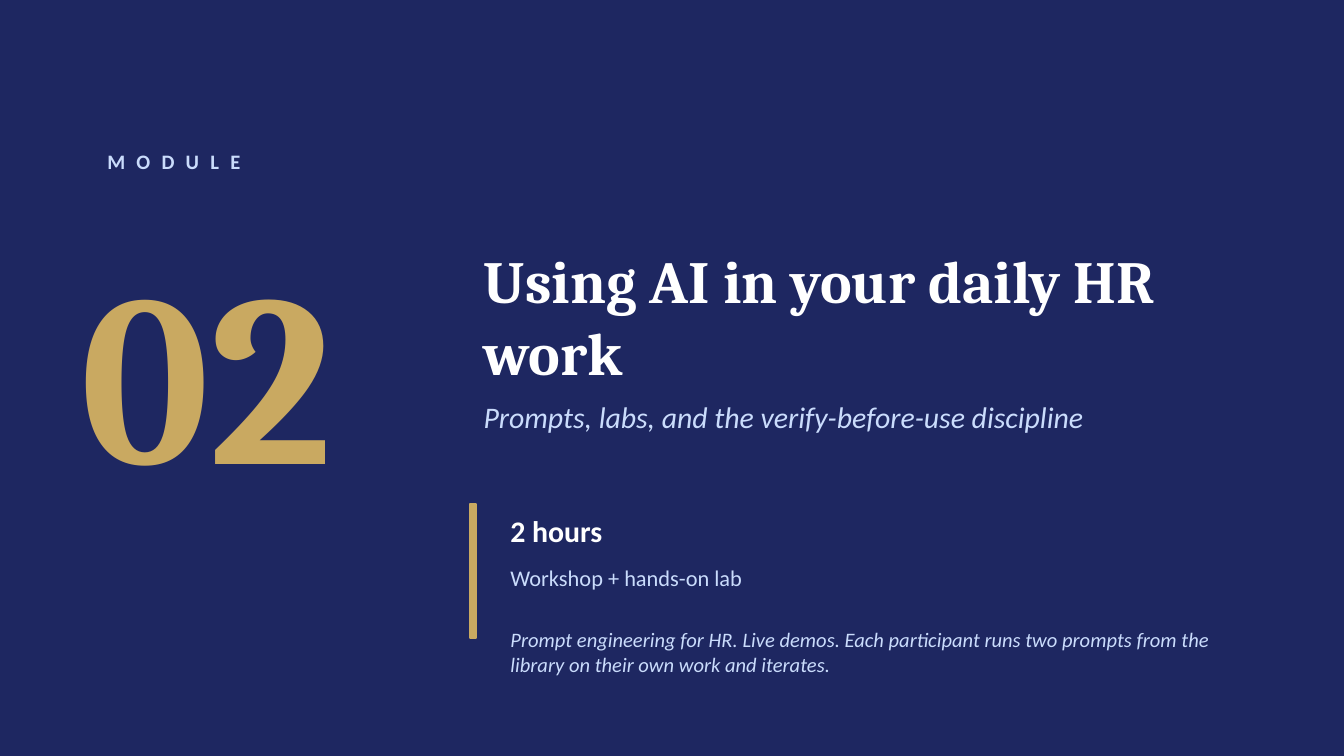
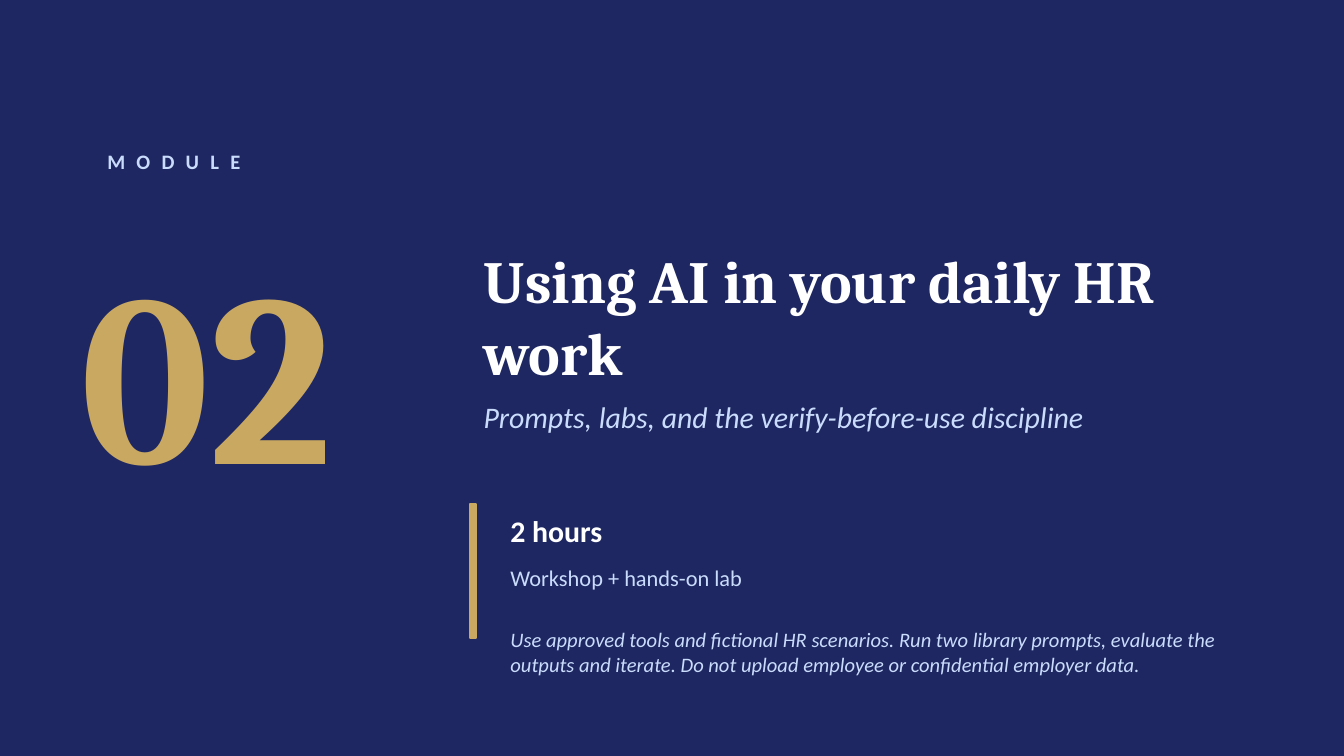
Before and after one commit to ellehelvig/hr-ai-transformation-playbook, a slide deck: slide 8 of 04-enablement/HR-AI-Literacy-Curriculum.pptx. Drawn at 1344x756 pixels with LibreOffice and Linux fonts; fonts in the diff are those of the drawing. Boxes give left, top, right and bottom in pixels: in the first picture for what was removed or moved away, otherwise in the second. Text is boxed around its words. In the diff, an @@ line names an element or a change of style, - is before the commit and + after.

```diff
--- a/04-enablement/HR-AI-Literacy-Curriculum.pptx
+++ b/04-enablement/HR-AI-Literacy-Curriculum.pptx
@@ text at (510,632,1214,676): text changed @@
-Prompt engineering for HR. Live demos. Each participant runs two prompts from the library on their own work and iterates.
+Use approved tools and fictional HR scenarios. Run two library prompts, evaluate the outputs and iterate. Do not upload employee or confidential employer data.
```
Also in this commit, not shown: 11 other slides changed, 9 other files.
